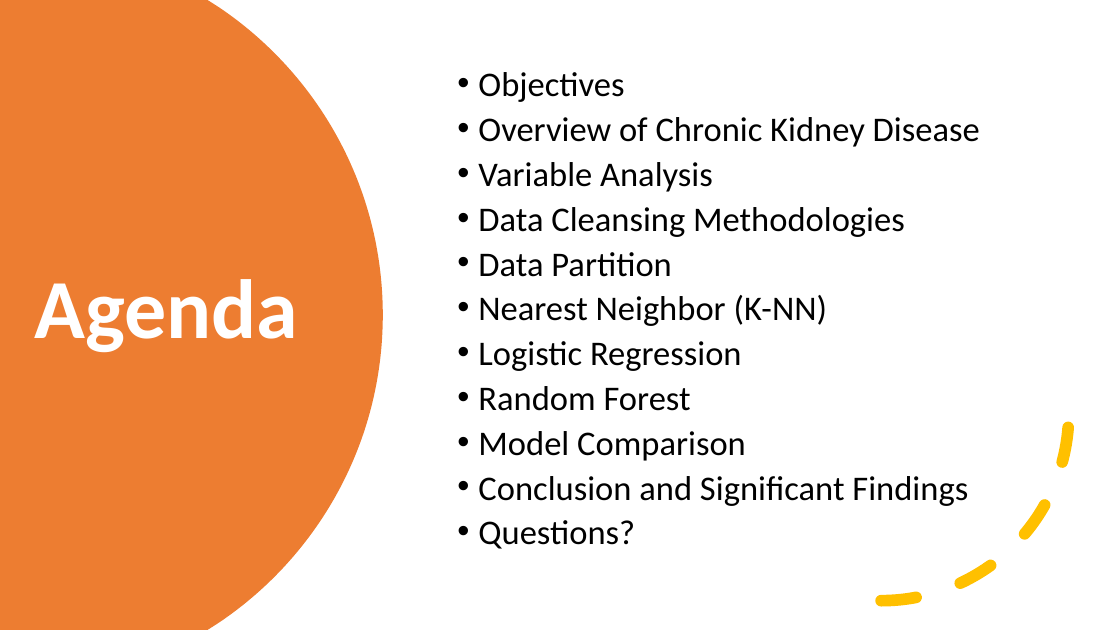
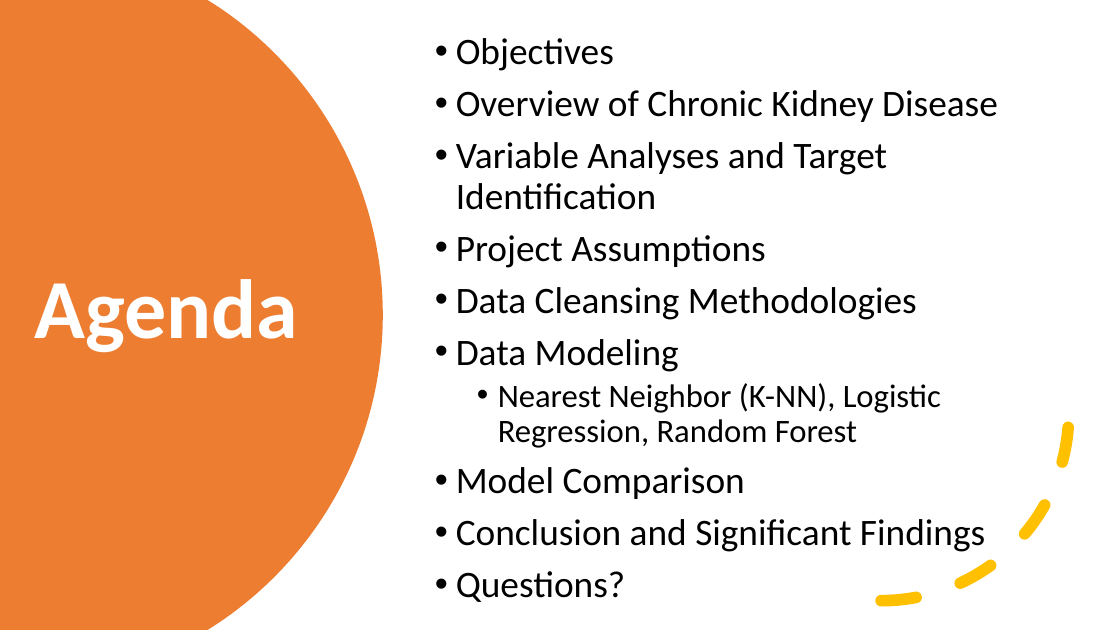
Before and after one commit to tayrotayro/Machine-Learning-Project-ISDS-7070, a slide deck: slide 2 of ckd_presentation.pptx. Drawn at 1120x630 pixels with LibreOffice and Linux fonts; fonts in the diff are those of the drawing. Boxes give left, top, right and bottom in pixels: in the first picture for what was removed or moved away, otherwise in the second. Text is boxed around its words. In the diff, an @@ line names an element or a change of style, - is before the commit and + after.

```diff
--- a/ckd_presentation.pptx
+++ b/ckd_presentation.pptx
@@ text "Objectives": place and size @@
-text "Objectives" at (478,72,980,549)
+text "Objectives" at (456,38,998,602)
@@ text at (456,38,998,602): size 29.6 to 32 pt in "Objectives", "Overview of Chronic Kidney Disease", "Data Cleansing Methodologies", "Model Comparison" and 2 more places; line spacing 0.8 to 0.9 @@
@@ text at (456,142,887,268): text changed; size 29.6 to 32 pt @@
-• Variable Analysis
+• Variable Analyses and Target Identification
+• Project Assumptions
@@ text at (456,339,941,448): text changed; size 29.6 to 28 pt @@
-• Data Partition
-• Nearest Neighbor (K-NN)
-• Logistic Regression
-• Random Forest
+• Data Modeling
+  • Nearest Neighbor (K-NN), Logistic Regression, Random Forest
```
Also in this commit, not shown: 13 other slides changed, 2 slides removed, 1 other file.
